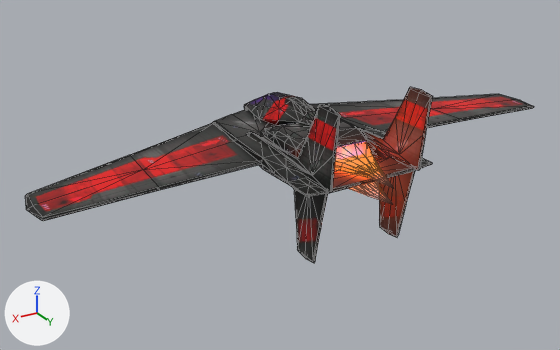
An edit to the glTF model gfx/ship3d/Ancestor/ancestor_pirate.gltf, drawn before and after from the same camera.
Rendered twice from a 50 mm lens placed at (34.7, 55.7, 24.1), pointed at (2.8, 2.5, -2.5). Lighting does not change. The marker at lower left points along +X, +Y and +Z. Mesh edges are drawn as thin lines. Where no turn or scale is listed for an object, it has been applied to the vertices. Vertices at the same position are counted once.

The first picture shows 'base_glow', 'glow'.
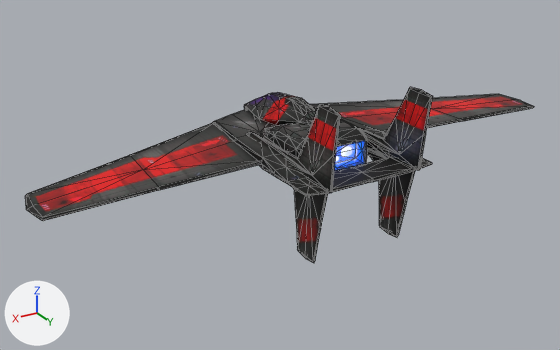
Where the change shows, as pixel boxes [x1, y1, x2, y2] in the pictures (560 x 350 px):
'glow', deleted
    before: [334, 142, 378, 191]
part 1 of me_base_001, recoloured (red to grey)
    both: [29, 87, 504, 263]

The change in detail:
Picture 'ancestorGLO' (img_ancestorglo) is new.
Material 'base' (mat_base) is new.
Uses the picture img_ancestor_pirate.
Uses the picture img_ancestorglo.
me_base_001 has 596 vertices, 1008 faces and spans x -24.6..24.6, y -8.3..13.2, z -7.2..6.6.
me_base_001 is used by ob_base_glow; location (0.0, 0.0, 0.0).
me_base_001 part 1: 996 faces spanning x -24.6..24.6, y -8.3..13.2, z -7.2..6.6 switch from mat_base_glow to mat_base.
Object 'glow' (ob_glow) is deleted.
